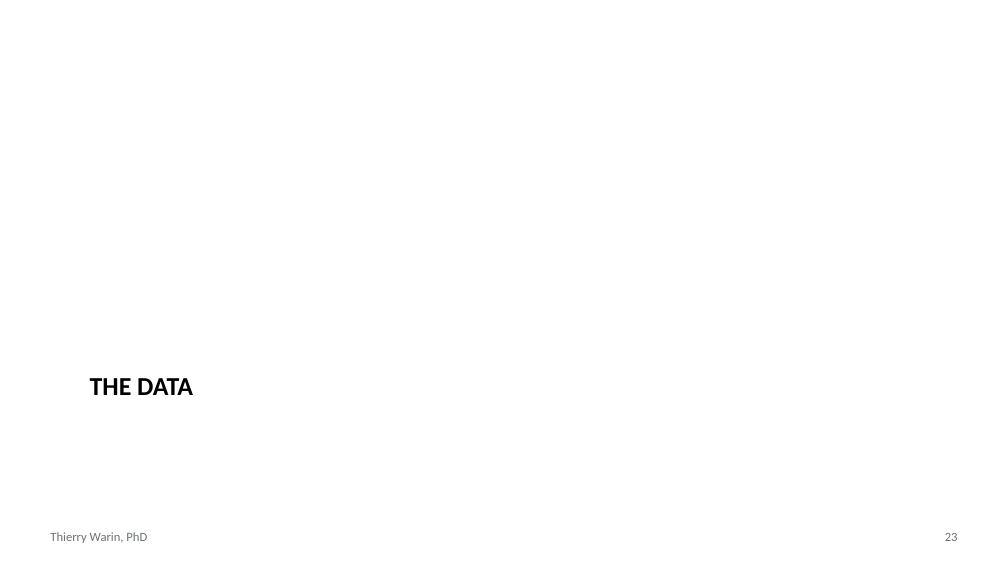
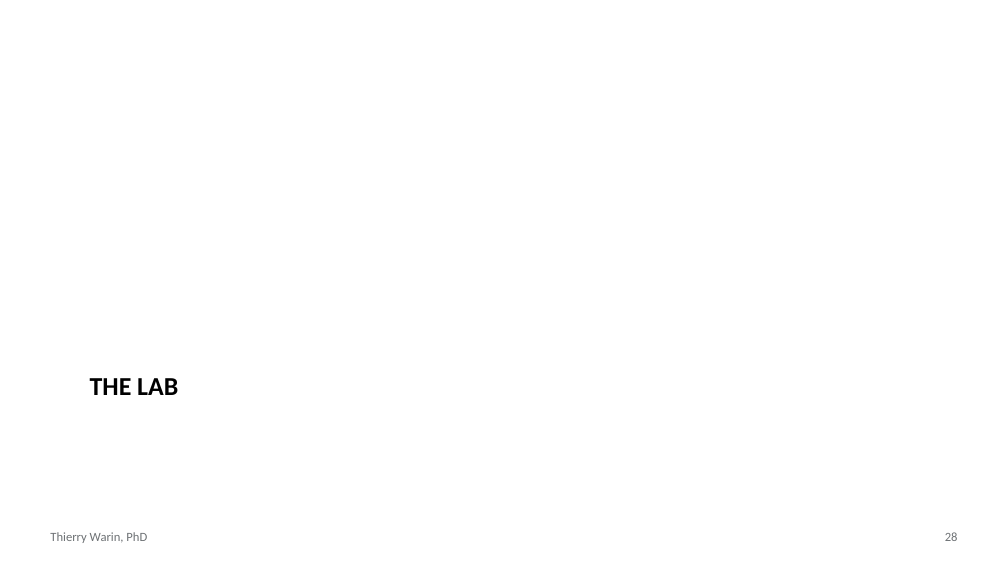
Before and after one commit to warint/quantitative-methods, a slide deck: slide 28 of 05-ridge-lasso-elastic-net/slides.pptx (slide 23 before the commit). Drawn at 1008x567 pixels with LibreOffice and Linux fonts; fonts in the diff are those of the drawing. Boxes give left, top, right and bottom in pixels: in the first picture for what was removed or moved away, otherwise in the second. Text is boxed around its words. In the diff, an @@ line names an element or a change of style, - is before the commit and + after.

```diff
--- a/05-ridge-lasso-elastic-net/slides.pptx
+++ b/05-ridge-lasso-elastic-net/slides.pptx
@@ title at (90,378,178,395): text changed @@
-THE DATA
+THE LAB
@@ page number at (945,532,958,541): text changed @@
-23
+28
```
Also in this commit, not shown: 8 other slides changed, 20 slides added, 27 slides removed, 3 other files.
